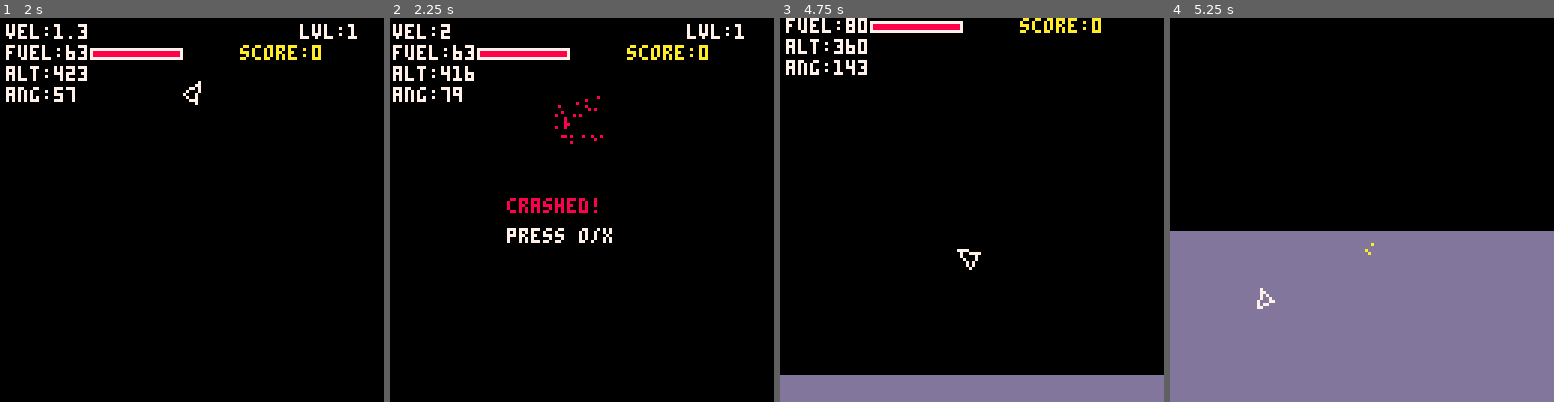
Above: before the commit, frames 1-4 (left to right).
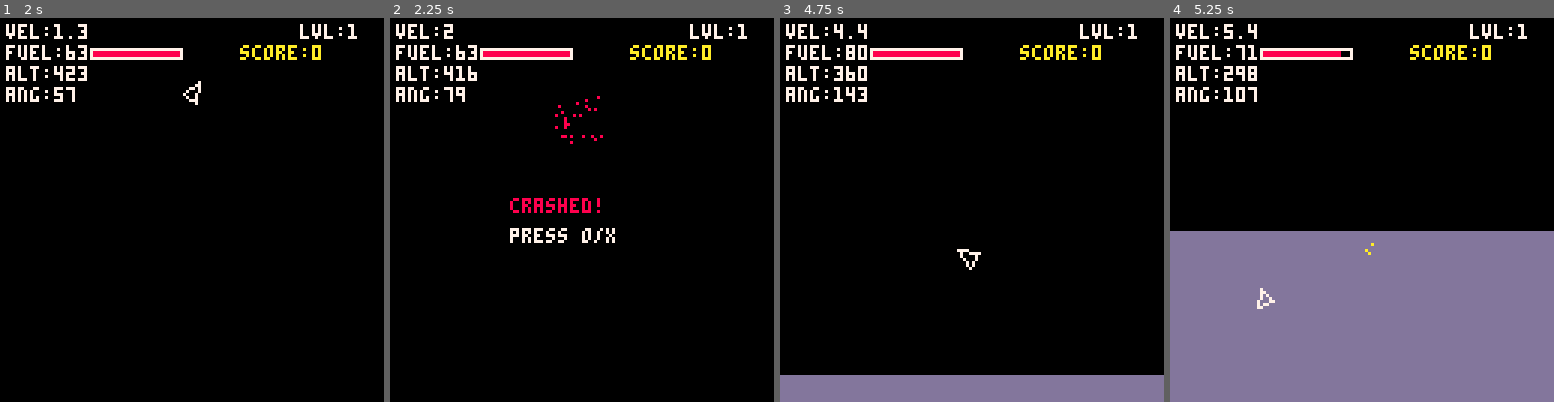
Above: after the commit, the same moments.

Repository: jeffcampbell/game-a-day
Game: PICO-8 cartridge games/2026-03-01/game.p8
Same seed, same stepped clock (60 frames per second), same inputs: the game is played once before the commit and once after it.
Inputs:
- Up to frame 1 (2 s): tap X (X key) at 0.33, 1.07, 1.85 s; tap O (Z key) at 0.7, 1.7 s; hold Right from 1.6 s (still down)
- Up to frame 2 (2.25 s): release Right at 2.1 s; tap O (Z key) at 2.1 s; hold Up from 2.15 s (still down)
- Up to frame 3 (4.75 s): release Up at 2.42 s; hold Right 2.47-3.03 s; tap O (Z key) every 0.4 s from 2.5 to 4.5 s; tap X (X key) at 2.97, 4.08 s; hold Left 3.08-3.58 s; hold Down 3.63-3.97 s; hold Right 4.02-4.68 s; hold Up from 4.73 s (still down)
- Up to frame 4 (5.25 s): tap O (Z key) at 4.9 s; release Up at 5.03 s; hold Left from 5.08 s (still down); tap X (X key) at 5.2 s

Frame 1 is identical in both runs. In frame 2, 3.8% of the frame differs, in the area x 0-93%, y 1-59%; in frame 3, 4.2%, in the area x 1-93%, y 0-22%; in frame 4, 2.7%.

Commit message:
Fix HUD visibility during camera scrolling
Split draw_play() into draw_world() and draw_hud() to ensure
HUD renders in screen space rather than world space. This fixes
the critical bug where HUD became invisible during descent when
camera scrolled down to follow the ship.

The HUD now remains visible at all times, providing essential
feedback (velocity, fuel, altitude) during the critical landing
phase.

Co-Authored-By: Claude Sonnet 4.5 <noreply@anthropic.com>

Diff:
--- a/games/2026-03-01/game.p8
+++ b/games/2026-03-01/game.p8
@@ -115,12 +115,17 @@
   elseif state == "difficulty_select" then
     draw_difficulty_select()
   elseif state == "play" then
-    draw_play()
+    draw_world()  -- draw world elements in world space
   elseif state == "gameover" then
     draw_gameover()
   end
 
-  camera(0, 0)
+  camera(0, 0)  -- reset camera before HUD
+
+  -- draw HUD in screen space (play state only)
+  if state == "play" then
+    draw_hud()
+  end
 end
 
 -- menu state
@@ -507,7 +512,7 @@
   _log("chain:reset")
 end
 
-function draw_play()
+function draw_world()
   -- draw moon surface
   rectfill(0, surface_y, 128, 128, 13)
   line(0, surface_y, 128, surface_y, 5)
@@ -552,8 +557,10 @@
       line(s3x, s3y, fx, fy, 9)
     end
   end
-
-  -- draw hud
+end
+
+function draw_hud()
+  -- draw hud in screen space (camera independent)
   local vel = sqrt(ship.vx * ship.vx + ship.vy * ship.vy)
   local height = max(0, surface_y - ship.y)
   local angle_deg = flr((ship.angle * 360) % 360)
Not shown, changed: games/2026-03-01/game.js
